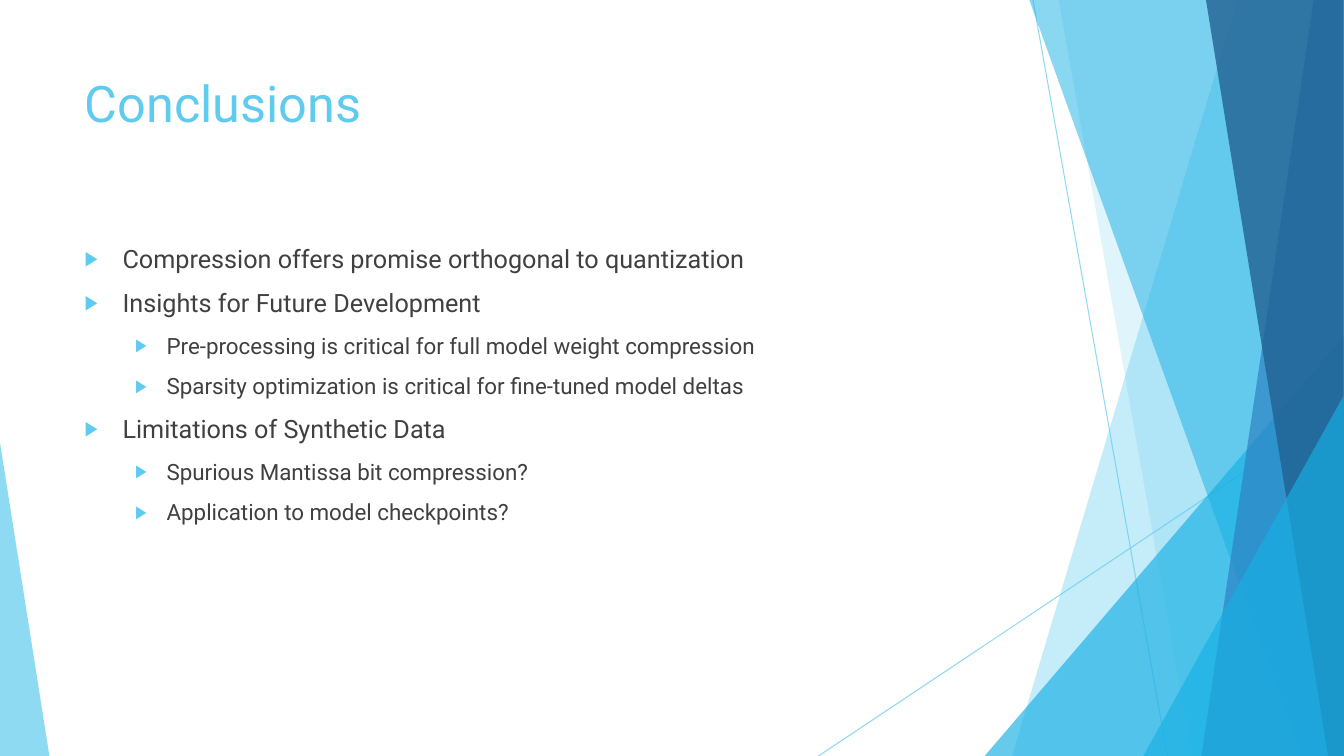
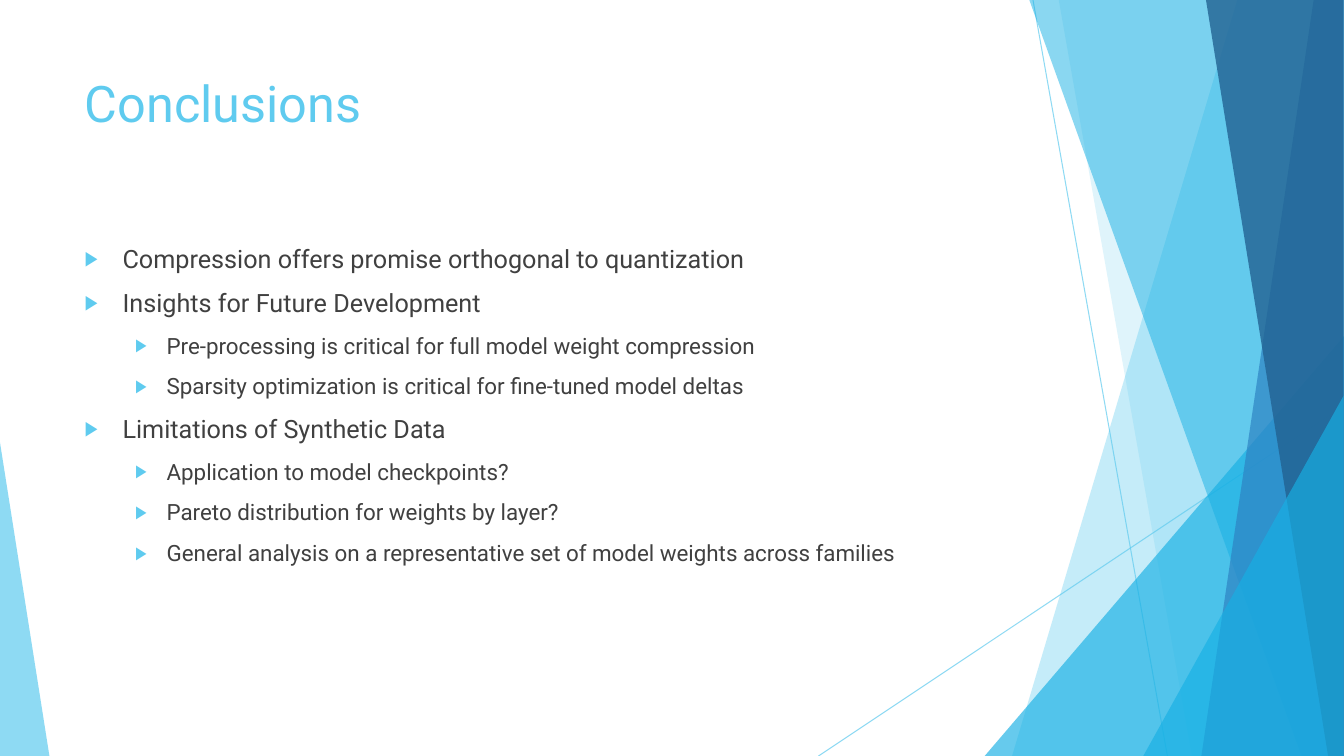
Before and after one commit to ericgong2005/LosslessModelCompression, a slide deck: slide 10 of Presentation.pptx (slide 11 before the commit). Drawn at 1344x756 pixels with LibreOffice and Linux fonts; fonts in the diff are those of the drawing. Boxes give left, top, right and bottom in pixels: in the first picture for what was removed or moved away, otherwise in the second. Text is boxed around its words. In the diff, an @@ line names an element or a change of style, - is before the commit and + after.

```diff
--- a/Presentation.pptx
+++ b/Presentation.pptx
@@ text at box(167, 463, 528, 485): paragraph removed @@
-  ▶ Spurious Mantissa bit compression?
@@ text at box(167, 503, 895, 566): paragraphs added @@
+  ▶ Pareto distribution for weights by layer?
+  ▶ General analysis on a representative set of model weights across families
```
Also in this commit, not shown: 1 other slide changed, 1 other file.
